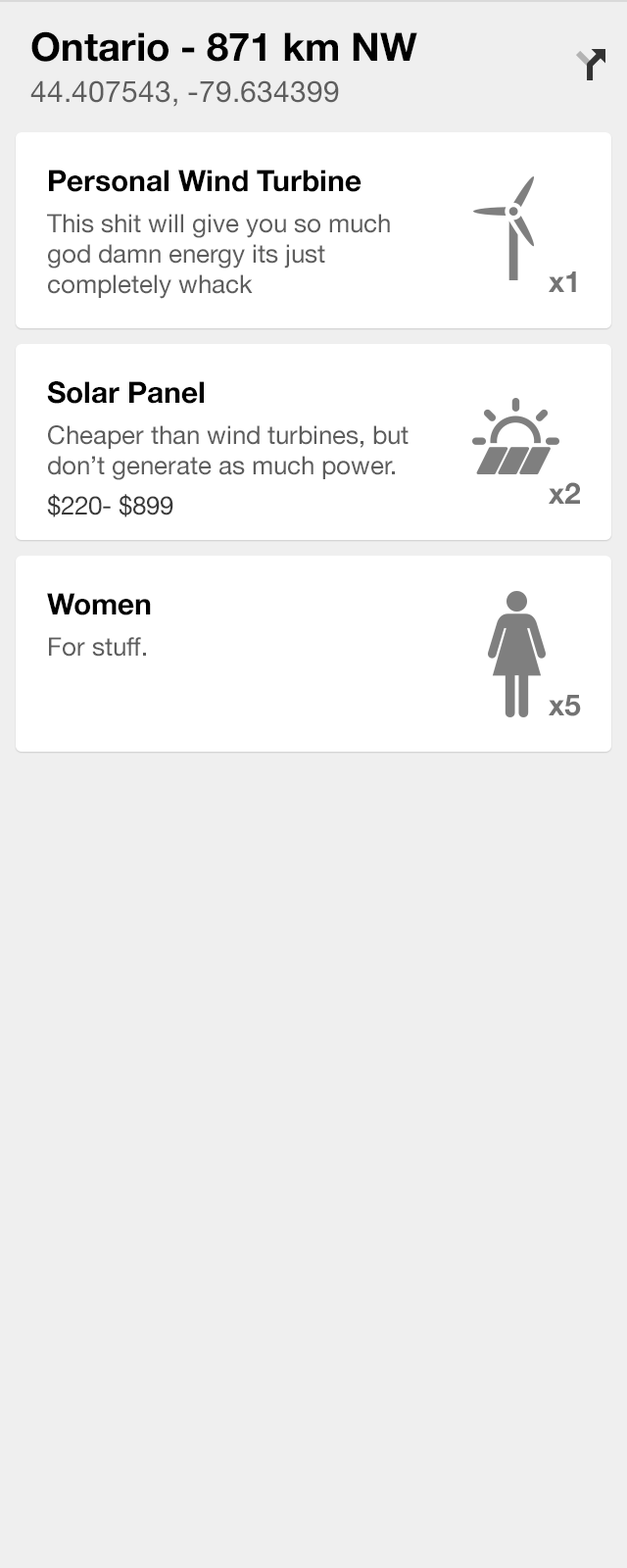
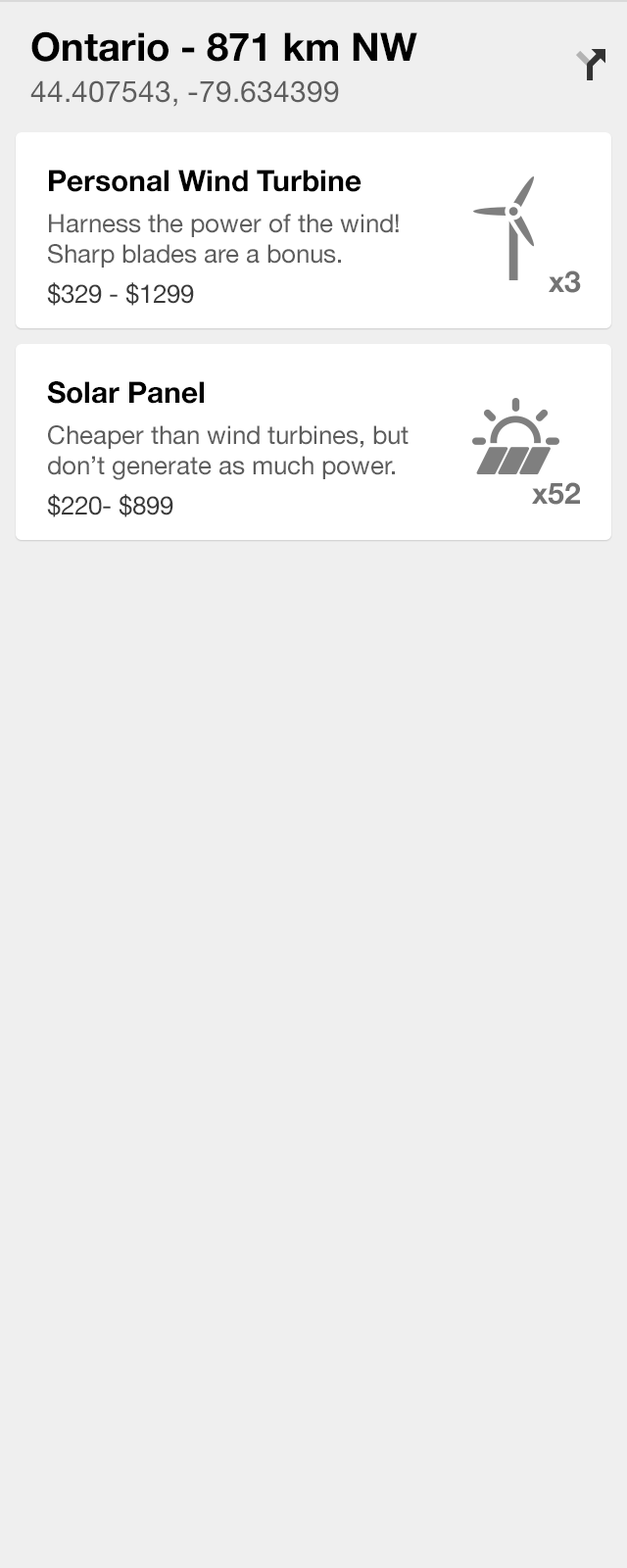
Before/after of a 627×1568 layered artwork. What changed in the layer stack:
painted on "supply-turbine" over [47, 213, 582, 306]
painted on "supply-solar" over [532, 483, 565, 505]
hid "supply-turbine copy" over [14, 555, 613, 754]
